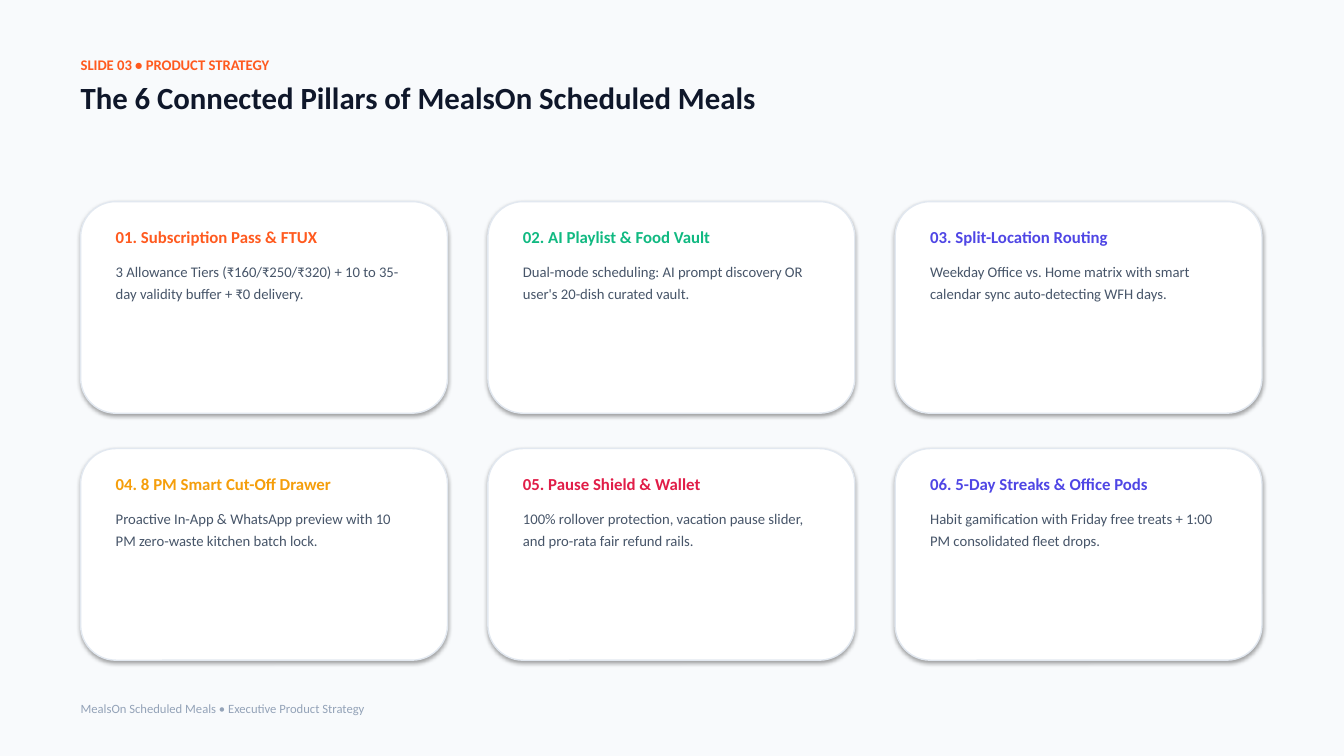
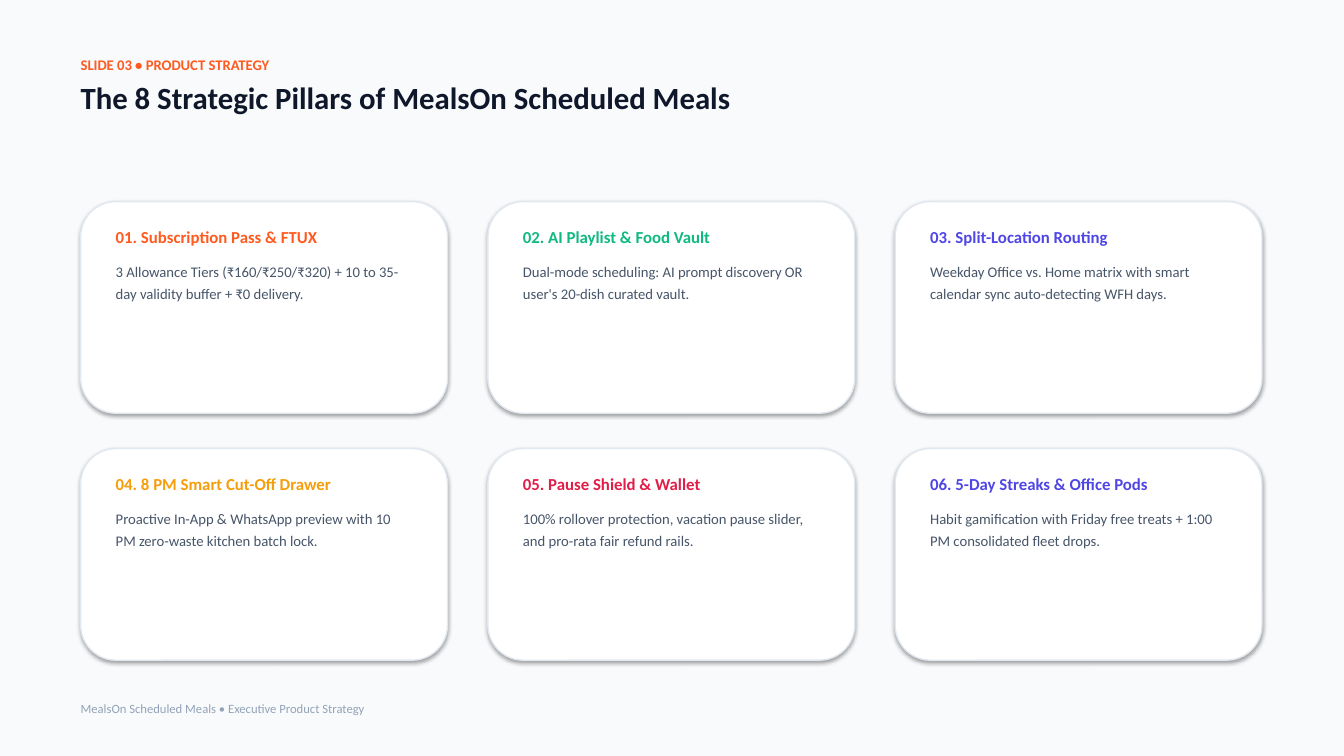
Before and after one commit to AnimeFreak95/Assignment_MealOn, a slide deck: slide 3 of dist/presentation/MealsOn_Executive_Presentation.pptx. Drawn at 1344x756 pixels with LibreOffice and Linux fonts; fonts in the diff are those of the drawing. Boxes give left, top, right and bottom in pixels: in the first picture for what was removed or moved away, otherwise in the second. Text is boxed around its words. In the diff, an @@ line names an element or a change of style, - is before the commit and + after.

```diff
--- a/dist/presentation/MealsOn_Executive_Presentation.pptx
+++ b/dist/presentation/MealsOn_Executive_Presentation.pptx
@@ text at (81, 87, 730, 115): text changed @@
-The 6 Connected Pillars of MealsOn Scheduled Meals
+The 8 Strategic Pillars of MealsOn Scheduled Meals
```
Also in this commit, not shown: 3 slides added, 13 other files.
